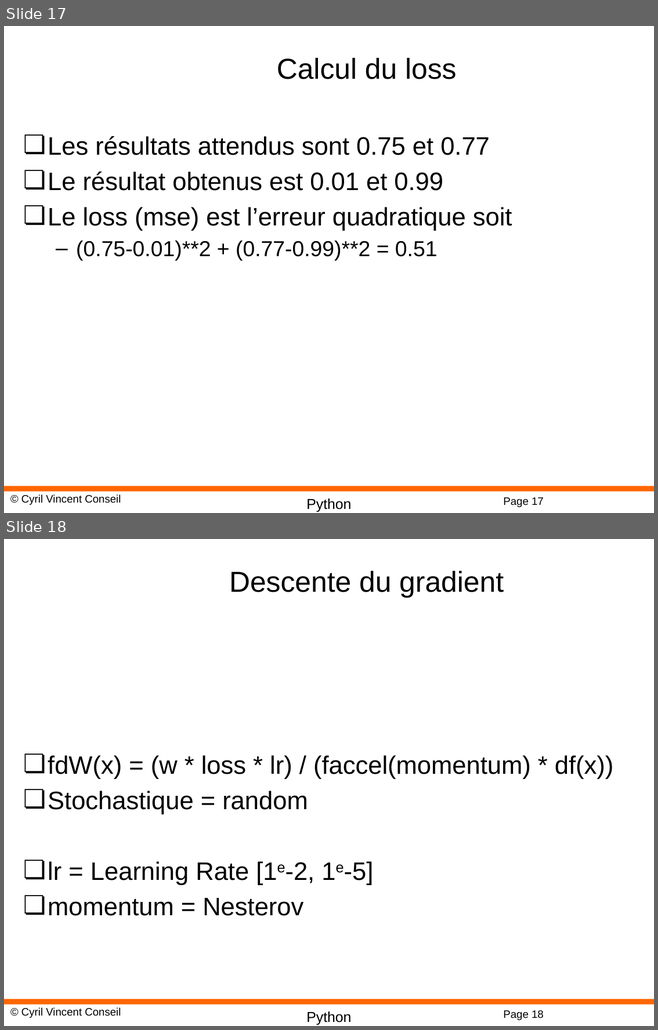
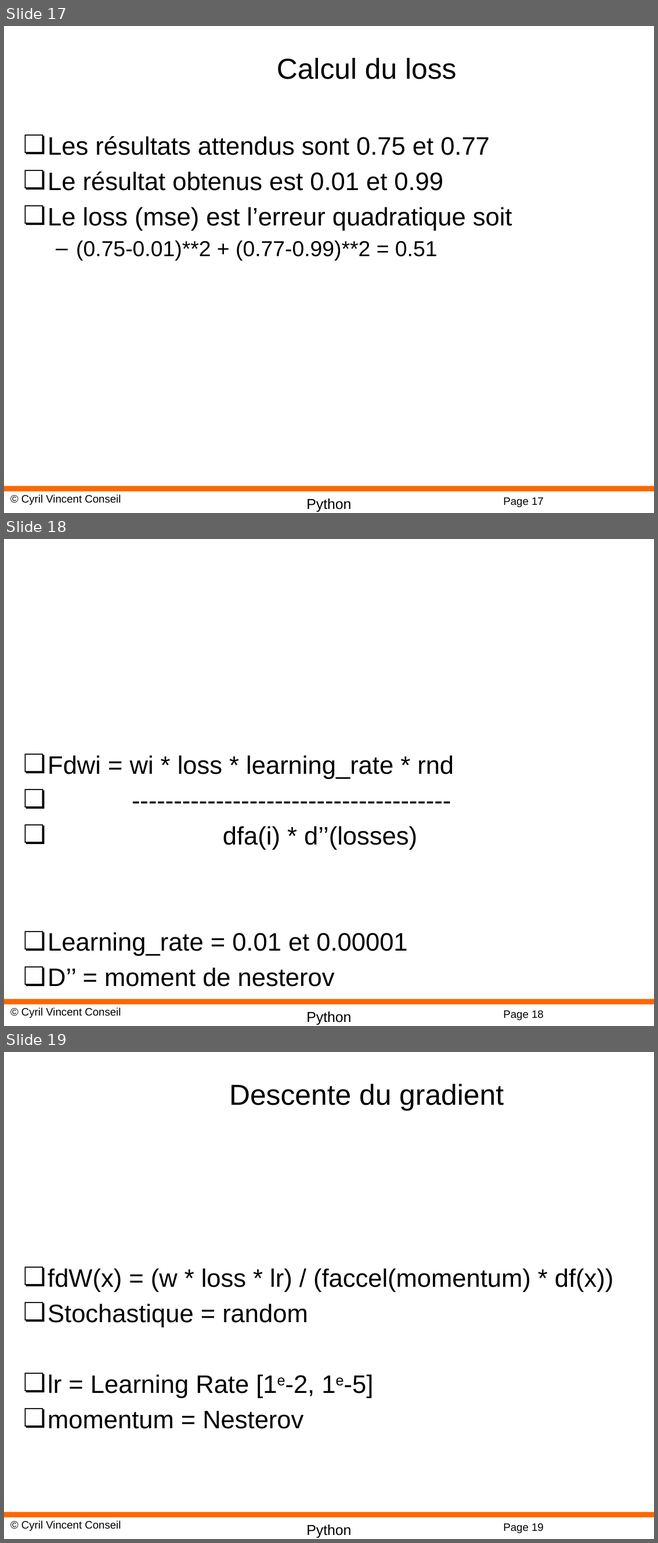
Before and after one commit to cyrilvincent/DL, a slide deck: PPT/DeepLearning08-MLP.pptx. Shown one above the other, each under a label of ours: slides 17 and 18 before the commit, slides 17, 18 and 19 after it. The pictures are 658x1030 and 658x1543 pixels, drawn with LibreOffice and Linux fonts; fonts in the diff are those of the drawing; background and template pictures are left out. Boxes give left, top, right and bottom in pixels: in the first picture for what was removed or moved away, otherwise in the second. Text is boxed around its words. In the diff, an @@ line names an element or a change of style, - is before the commit and + after.

```diff
--- a/PPT/DeepLearning08-MLP.pptx
+++ b/PPT/DeepLearning08-MLP.pptx
@@ slide 18 added at (x1=4, y1=539, x2=654, y2=1026), background #FFFFFF; not listed: 4 template elements that a slide beside it also shows @@
@@ text added at (x1=48, y1=755, x2=453, y2=987), 28 pt, text #000000 @@
+❏ Fdwi = wi * loss * learning_rate * rnd
+❏ --------------------------------------
+❏ dfa(i) * d’’(losses)
+❏ Learning_rate = 0.01 et 0.00001
+❏ D’’ = moment de nesterov
@@ what was slide 18 is now slide 19 @@
@@ page number at (x1=503, y1=1524, x2=543, y2=1533): text changed @@
-Page 18
+Page 19
```
Also in this commit, not shown: 1 slide changed, 3 other files.
